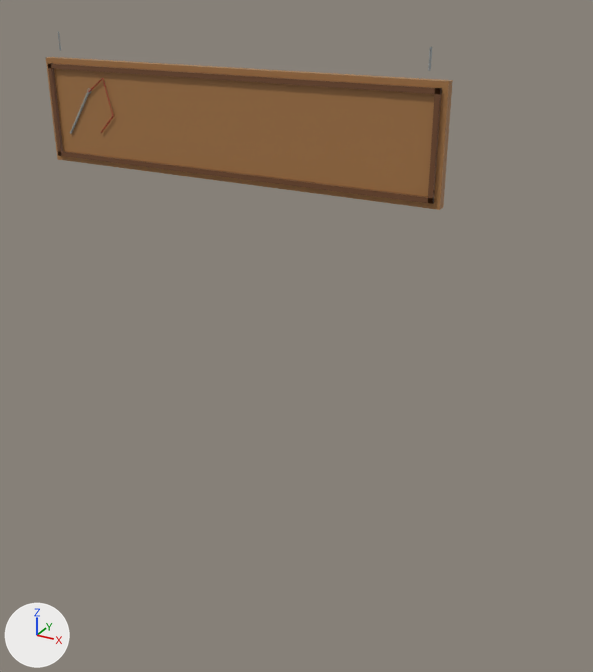
A saved change to the glTF model assets/models/nha_rap/bang/bang_tiem_may_be_tu_40.glb.
Rendered twice from a camera (50 mm lens) standing at (4.43, -3.73, 3.61) and looking at (2.45, -0.13, 1.81). Arrows for +X, +Y and +Z are at lower left; the lights stay in place. The older version comes first. Vertices at exactly the same position are counted once.

The older version as bpy lines, for what is in view:
```python
me_day = bpy.data.meshes.new('day')
me_day.from_pydata(...)  # 96 vertices, 160 faces; spans x 0.8..3.2, y -0.11..-0.04, z 2.6..3.32
me_day.materials.append(mat_pho_mausac)
ob_bang_tiem_may_be_tu_40 = bpy.data.objects.new('bang_tiem_may_be_tu_40', me_day)
ob_bang_tiem_may_be_tu_40.location = (0.0, 0.0, 0.0)
```
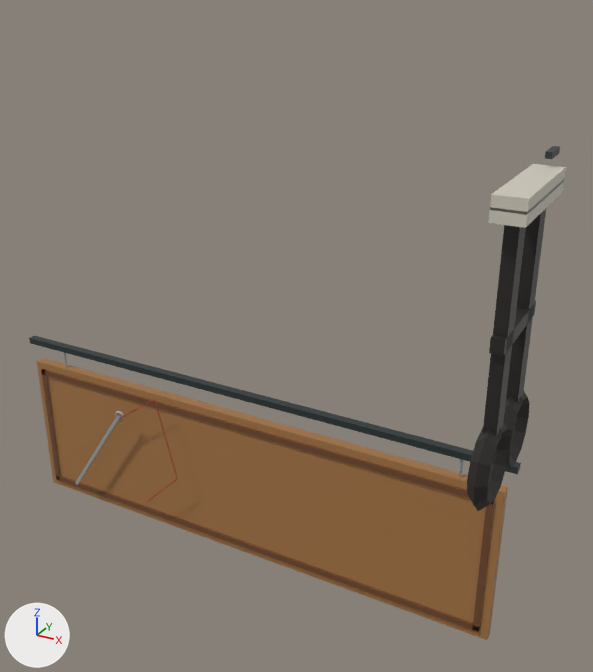
Boxes [x1, y1, x2, y2] around the edits, measured in the pictures (593 x 672 px; the box of a moved part takes in the faces that stretch with it):
'bang_tiem_may_be_tu_40', reshaped (32% wider, 177% taller)
    before: [46, 32, 453, 210]
    after: [29, 146, 566, 640]
part 1 of me_day, added
    after: [29, 336, 521, 474]
part 2 of me_day, moved or reshaped
    before: [58, 32, 61, 51]
    after: [64, 353, 67, 367]
part 3 of me_day, moved or reshaped
    before: [428, 47, 432, 71]
    after: [459, 459, 463, 477]
part 4 of me_day, added (brown)
    after: [37, 358, 508, 640]
part 5 of me_day, moved or reshaped
    before: [48, 63, 442, 204]
    after: [41, 369, 494, 632]
part 6 of me_day, moved or reshaped
    before: [70, 91, 90, 134]
    after: [75, 415, 120, 485]
part 7 of me_day, moved or reshaped (not visible before)
    after: [115, 411, 125, 421]
part 8 of me_day, moved or reshaped
    before: [88, 78, 114, 133]
    after: [119, 399, 178, 502]
part 9 of me_day, added
    after: [483, 225, 526, 436]
part 10 of me_day, added
    after: [506, 209, 546, 403]
part 11 of me_day, added
    after: [489, 301, 536, 356]
part 12 of me_day, added
    after: [545, 146, 560, 159]
part 13 of me_day, added
    after: [489, 182, 564, 228]
part 14 of me_day, added
    after: [490, 164, 566, 215]
part 15 of me_day, added
    after: [467, 392, 529, 511]
part 16 of me_day, deleted (brown)
    before: [46, 57, 453, 210]

The edits, one by one:
me_day is used by ob_bang_tiem_may_be_tu_40; location (0.0, 0.0, 0.0).
me_day had 96 vertices, 160 faces and spanned x 0.8..3.2, y -0.11..-0.04, z 2.6..3.32.
me_day now has 260 vertices, 460 faces and spans x 0.3..3.75, y -0.8..0.0, z 0.15..2.93.
me_day part 1: a new loose piece, a box spanning x 0.3..3.7, y -0.05..0.0, z 1.27..1.31, in mat_pho_mausac.
me_day part 2: the loose piece of 8 vertices spanning x 0.89..0.91, y -0.08..-0.06, z 3.22..3.32 is scaled about its middle by (1.33, 1.33, 1.4), then moved by (-0.3, 0.04, -2.07).
me_day part 3: the loose piece of 8 vertices spanning x 3.09..3.11, y -0.08..-0.06, z 3.22..3.32 is scaled about its middle by (1.33, 1.33, 1.4), then moved by (0.3, 0.04, -2.07).
me_day part 4: a new loose piece, a box spanning x 0.35..3.65, y -0.06..0.0, z 0.15..1.15, in mat_pho_mausac.
me_day part 5: the loose piece of 24 vertices spanning x 0.83..3.17, y -0.11..-0.04, z 2.63..3.15 is scaled about its middle by (1.37, 1.07, 1.74), then moved by (0.0, 0.04, -2.24).
me_day part 6: the loose piece of 8 vertices spanning x 0.93..1.11, y -0.1..-0.09, z 2.76..3.02 is scaled about its middle by (2.7, 1, 2.7), then moved by (-0.09, -0.08, -2.24).
me_day part 7: the loose piece of 24 vertices spanning x 1.09..1.12, y -0.1..-0.09, z 3.0..3.03 is scaled about its middle by 2.7, then moved by (0.06, -0.08, -2.03).
me_day part 8: the loose piece of 16 vertices spanning x 1.11..1.27, y -0.1, z 2.79..3.09 is scaled about its middle by (2.7, 1, 2.7), then moved by (0.2, -0.07, -2.15).
me_day part 9: a new loose piece, a box spanning x 3.65..3.71, y -0.64..-0.54, z 1.78..2.73, in mat_pho_mausac.
me_day part 10: a new loose piece, a box spanning x 3.65..3.71, y -0.3..-0.2, z 1.78..2.73, in mat_pho_mausac.
me_day part 11: a new loose piece, a box spanning x 3.65..3.71, y -0.67..-0.17, z 2.195..2.265, in mat_pho_mausac.
me_day part 12: a new loose piece, a box spanning x 3.665..3.695, y -0.14..0.0, z 2.895..2.925, in mat_pho_mausac.
me_day part 13: a new loose piece, a box spanning x 3.61..3.75, y -0.72..-0.1, z 2.75..2.81, in mat_pho_mausac.
me_day part 14: a new loose piece, a box spanning x 3.61..3.75, y -0.72..-0.1, z 2.8..2.86, in mat_pho_mausac.
me_day part 15: a new loose piece of 92 vertices spanning x 3.63..3.73, y -0.8..-0.03, z 1.41..1.85, in mat_pho_mausac.
me_day part 16: the loose piece of 8 vertices spanning x 0.8..3.2, y -0.09..-0.04, z 2.6..3.18 is deleted.
Other edits to the shape of me_day do not show in these pictures.
